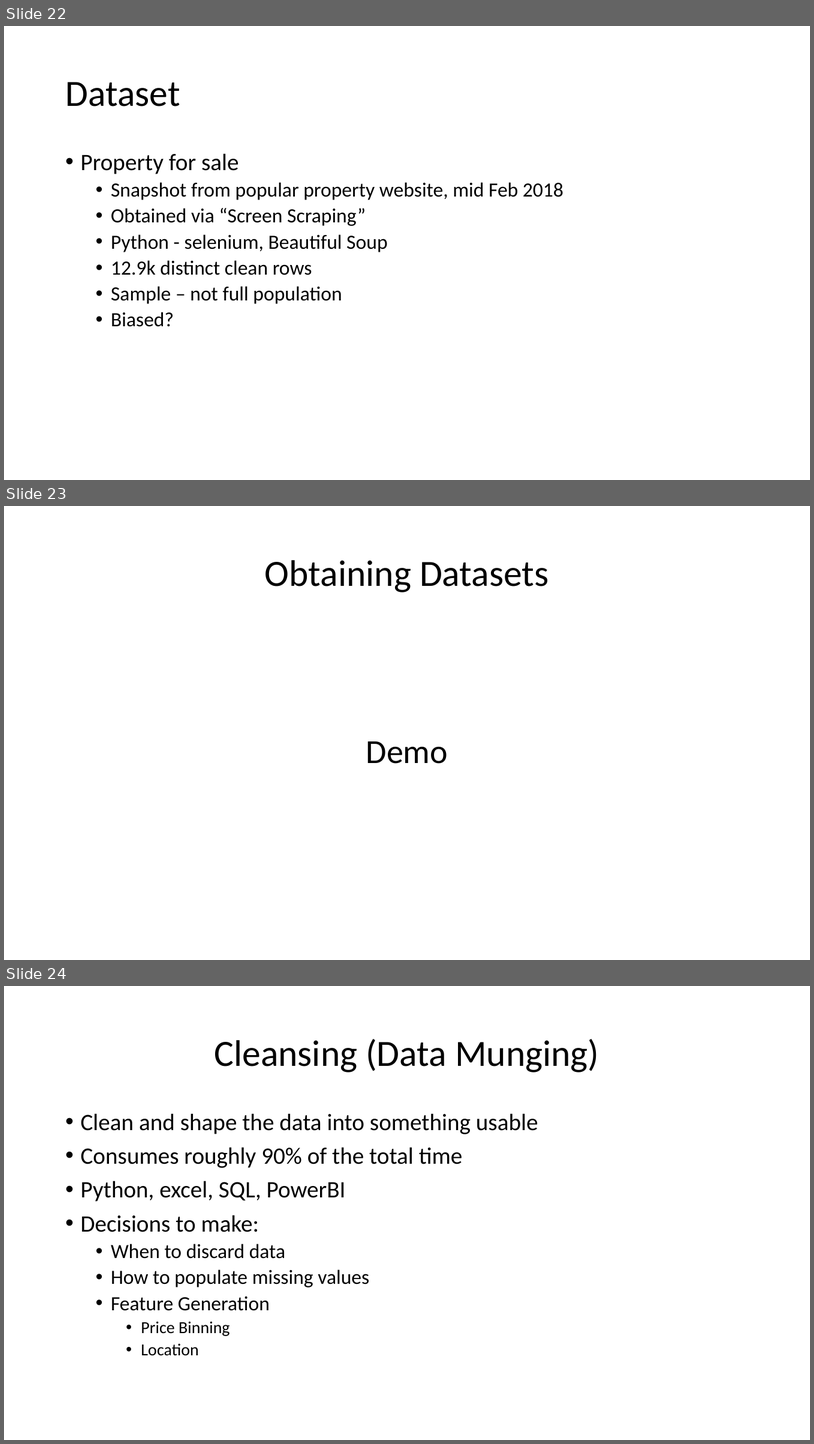
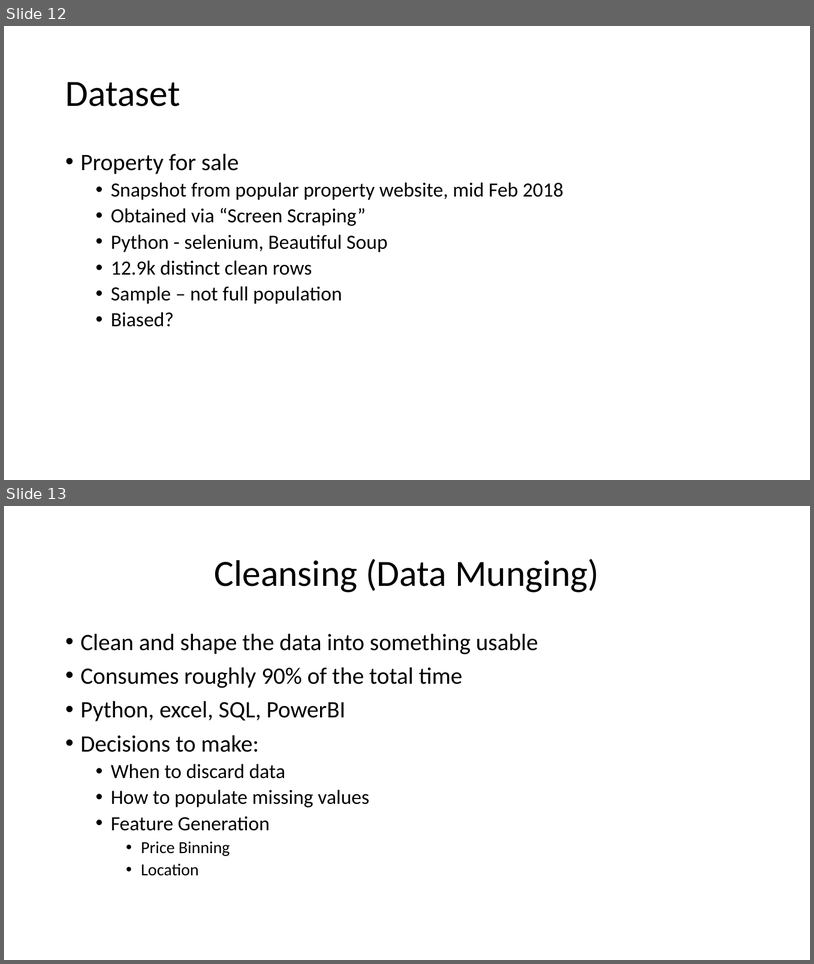
Before and after one commit to FintanGuihen/HousePriceScraper, a slide deck: Getting Started with Data Science.pptx. Shown one above the other, each under a label of ours: slides 22, 23 and 24 before the commit, slides 12 and 13 after it. The pictures are 814x1444 and 814x964 pixels, drawn with LibreOffice and Linux fonts; fonts in the diff are those of the drawing. Boxes give left, top, right and bottom in pixels: in the first picture for what was removed or moved away, otherwise in the second. Text is boxed around its words. In the diff, an @@ line names an element or a change of style, - is before the commit and + after.

```diff
--- a/Getting Started with Data Science.pptx
+++ b/Getting Started with Data Science.pptx
@@ slide 23 removed at bbox=[4, 506, 810, 960], background #FFFFFF @@
@@ title removed at bbox=[265, 560, 549, 592] @@
-Obtaining Datasets
@@ text removed at bbox=[366, 741, 448, 763] @@
-Demo
@@ what was slide 22 is now slide 12 @@
@@ what was slide 24 is now slide 13 @@
```
Also in this commit, not shown: 13 other slides removed.
